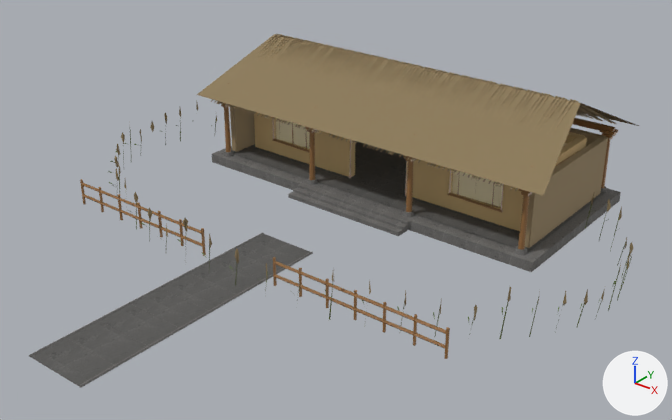
Renders of the glTF model assets/processed/baseline/reference-public_models_places-low_luxuean.glb from each side of a commit.
Camera for both pictures: a camera (50 mm lens) standing at (23.9, -30.5, 19.0) and looking at (1.6, -2.7, 1.8). Lighting does not change. The marker at lower right points along +X, +Y and +Z. The older version comes first. Where no turn or scale is listed for an object, it has been applied to the vertices.

The first picture shows 'Mobile_luxuean_paving', 'Mobile_luxuean_plants', 'r15_luxuean_clay', 'r15_luxuean_qing_clay', 'r15_luxuean_rusticwood', 'r15_luxuean_screen', 'r15_luxuean_stone', 'r15_luxuean_thatch'.
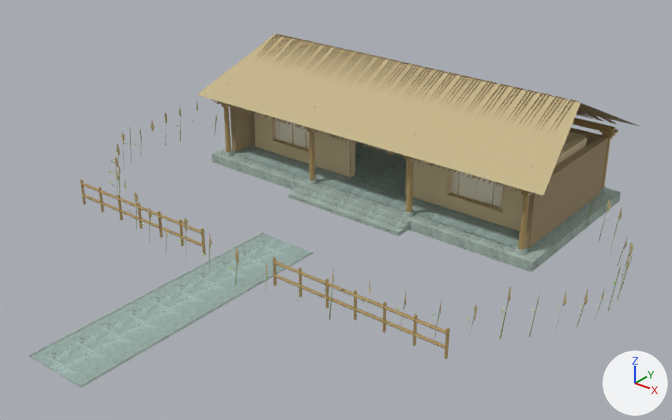
What changed in the scene script:
```text
Add img_image_9:
    img_image_9 = load_image('Image_9', '_unpacked/Image_9', 256, 256, 'sRGB')
Add img_image_8:
    img_image_8 = load_image('Image_8', '_unpacked/Image_8', 256, 256, 'sRGB')
Add img_image_3:
    img_image_3 = load_image('Image_3', '_unpacked/Image_3', 256, 256, 'sRGB')
Change mat_paving:
    remove # nodes: BsdfPrincipled, Math, NormalMap, OutputMaterial, SeparateColor, TexImage x3
    remove # uses the picture img_paving_diff
    nodes: BsdfPrincipled, NormalMap, OutputMaterial, TexImage x2
    uses the picture img_image_3
    remove # uses the picture img_paving_rough
Change mat_stone:
    remove # nodes: BsdfPrincipled, Math, NormalMap, OutputMaterial, SeparateColor, TexImage x3
    remove # uses the picture img_stone_diff
    nodes: BsdfPrincipled, NormalMap, OutputMaterial, TexImage x2
    uses the picture img_image_8
    remove # uses the picture img_stone_rough
Change mat_thatch:
    remove mat_thatch.base_color = (0.258, 0.191, 0.0953)  # brown #8b7957
    add mat_thatch.texture = img_image_9
    mat_thatch.roughness: 0.86 -> 0.51
```

Location of each change, [x1, y1, x2, y2] in pixels of the pictures (672 x 420 px):
'r15_luxuean_thatch', surface changed (brown to beige)
    both: [114, 34, 634, 321]
'Mobile_luxuean_paving', surface changed
    both: [31, 141, 606, 385]
'r15_luxuean_stone', surface changed
    both: [29, 146, 621, 388]
